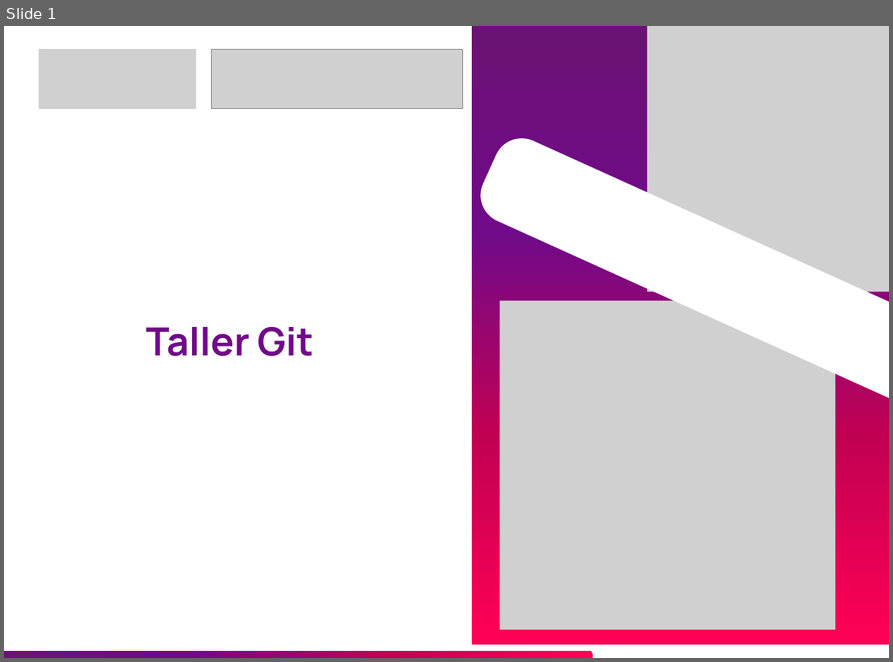
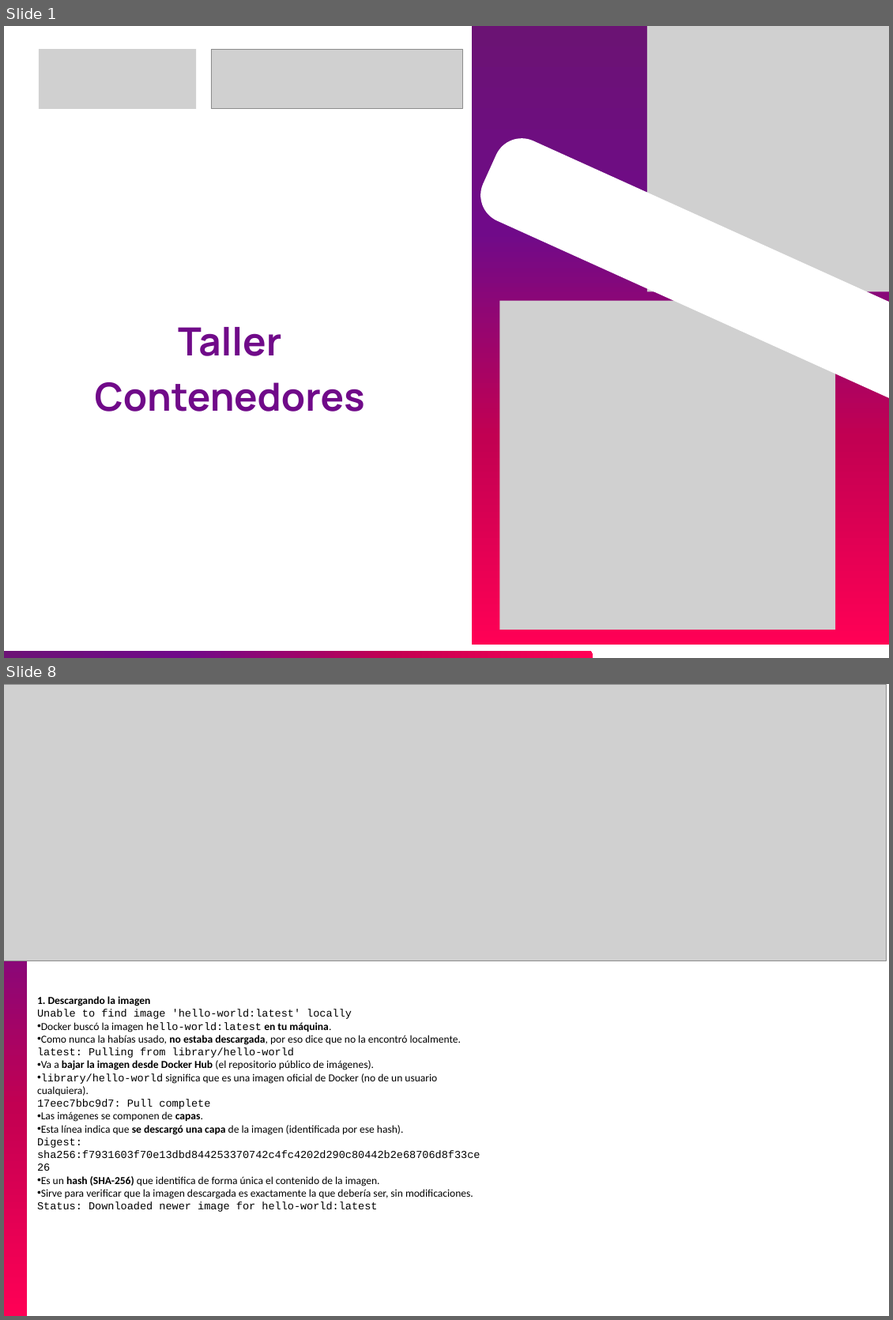
Before and after one commit to JEstebanMejiaV/curso-ingenieria-de-datos, a slide deck: modulo-01_fundamentos/taller-contenedores/materiales-taller-contenedores.pptx. Shown one above the other, each under a label of ours: slide 1 before the commit, slides 1 and 8 after it; the slides between them are not shown. The pictures are 893x662 and 893x1320 pixels, drawn with LibreOffice and Linux fonts; fonts in the diff are those of the drawing; grey boxes stand for pictures. Boxes give left, top, right and bottom in pixels: in the first picture for what was removed or moved away, otherwise in the second. Text is boxed around its words. In the diff, an @@ line names an element or a change of style, - is before the commit and + after.

Commit message:
fix taller contenedores v2.0.2

```diff
--- a/modulo-01_fundamentos/taller-contenedores/materiales-taller-contenedores.pptx
+++ b/modulo-01_fundamentos/taller-contenedores/materiales-taller-contenedores.pptx
@@ slide 8 added at (x1=4, y1=684, x2=889, y2=1316), background #FFFFFF @@
@@ picture added at (x1=4, y1=684, x2=886, y2=960) @@
@@ group added at (x1=4, y1=684, x2=31, y2=1316): 2 freeform shapes, 2 pictures @@
@@ text added at (x1=37, y1=996, x2=480, y2=1212), 12 pt, text #000000 @@
+1. Descargando la imagen
+Unable to find image 'hello-world:latest' locally
+• Docker buscó la imagen hello-world:latest en tu máquina.
+• Como nunca la habías usado, no estaba descargada, por eso dice que no la encontró localmente.
+latest: Pulling from library/hello-world
+• Va a bajar la imagen desde Docker Hub (el repositorio público de imágenes).
+• library/hello-world significa que es una imagen oficial de Docker (no de un usuario cualquiera).
+17eec7bbc9d7: Pull complete
+• Las imágenes se componen de capas.
+• Esta línea indica que se descargó una capa de la imagen (identificada por ese hash).
+Digest: sha256:f7931603f70e13dbd844253370742c4fc4202d290c80442b2e68706d8f33ce26
+• Es un hash (SHA-256) que identifica de forma única el contenido de la imagen.
+• Sirve para verificar que la imagen descargada es exactamente la que debería ser, sin modificaciones.
+Status: Downloaded newer image for hello-world:latest
@@ slide 1 changed as well @@
@@ text at (x1=95, y1=327, x2=365, y2=412): text changed @@
-Taller Git
+Taller Contenedores
```
Also in this commit, not shown: 10 other slides added, 11 slides removed, 2 other files.
